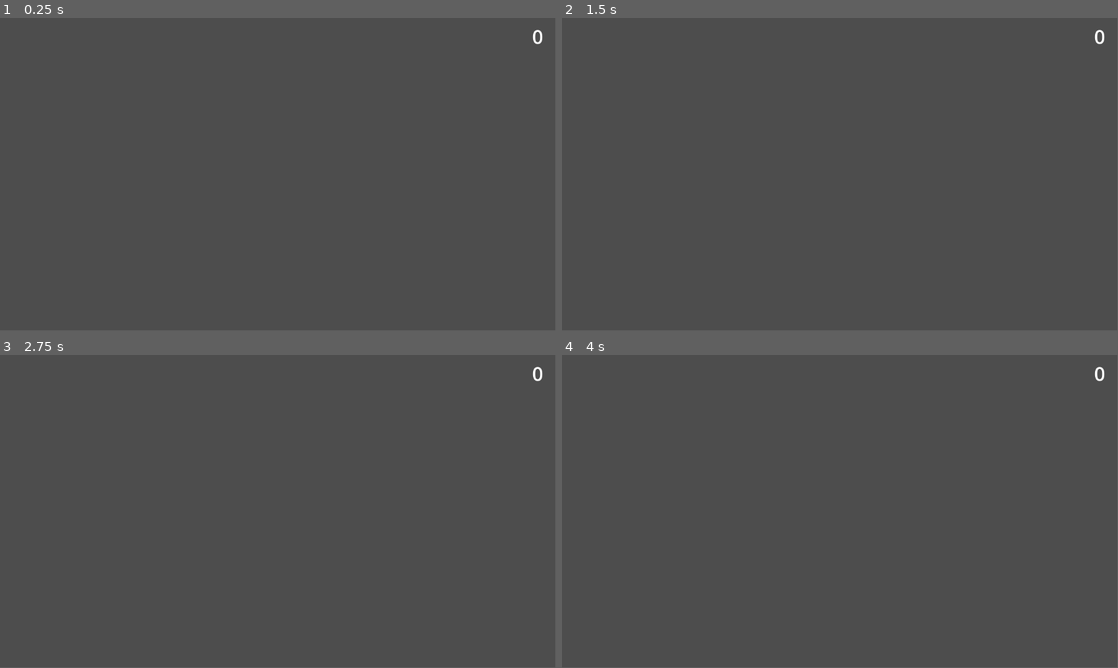
Above: before the commit, frames 1-4 (two rows, left to right).
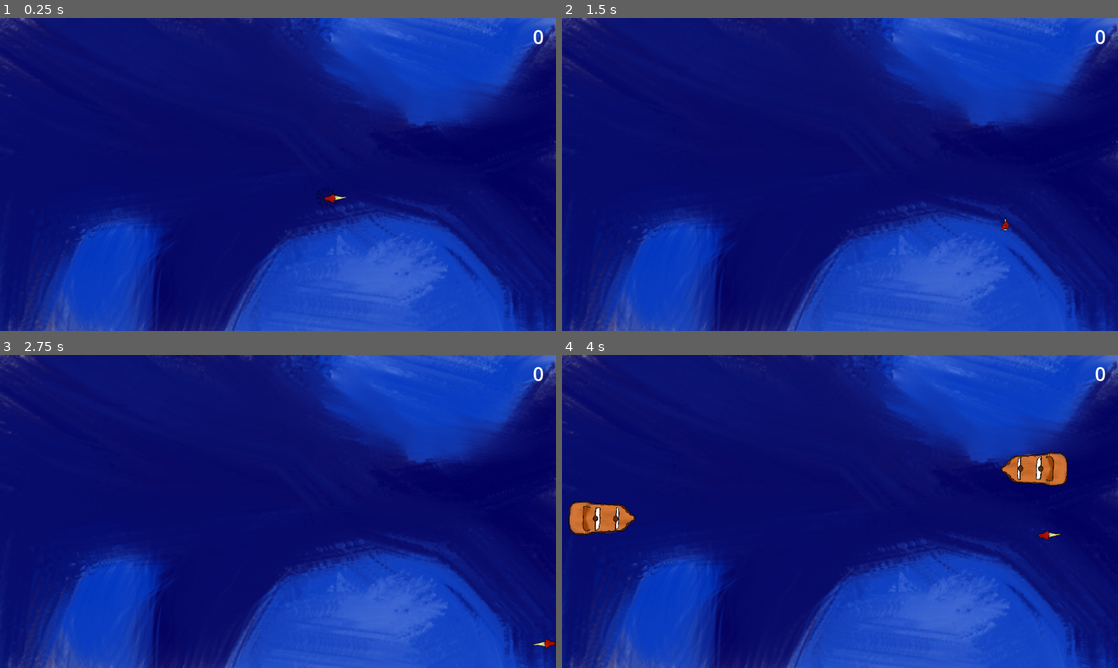
Above: after the commit, the same moments.

Repository: library-rat/Sirene-Jam
Game: Godot game, scene res://main.tscn
Two runs of this game, one before a commit and one after it. Both use one fixed random seed, a clock stepped at 60 frames per second and the inputs below.
Inputs:
- Up to frame 1 (0.25 s): no input
- Up to frame 2 (1.5 s): tap Enter at 0.5 s; hold Right (ui_right) 0.53-1.28 s; hold Down (ui_down) from 1.28 s (still down)
- Up to frame 3 (2.75 s): release Down (ui_down) at 2.03 s; hold Right (ui_right) from 2.03 s (still down)
- Up to frame 4 (4 s): tap Space at 2.75 s; release Right (ui_right) at 2.78 s; hold Up (ui_up) 2.78-3.53 s; hold Left (ui_left) from 3.53 s (still down)
The window is 799x449 before the commit and 800x450 after it. Grey fills any space a smaller window leaves; there, only what the larger window draws over its background counts as a difference.

The runs differ from the first frame. In frame 1, 100% of the frame differs, in the area x 0-100%, y 0-100%; in frame 2, 100%; in frame 3, 100%; in frame 4, 100%.

Commit message:
adding some graphics

Diff:
--- a/Entity/boat.tscn
+++ b/Entity/boat.tscn
@@ -1,6 +1,7 @@
-[gd_scene load_steps=3 format=3 uid="uid://cu8red310nofu"]
+[gd_scene load_steps=4 format=3 uid="uid://cu8red310nofu"]
 
 [ext_resource type="Script" path="res://Entity/boat.gd" id="1_ga6e6"]
+[ext_resource type="Texture2D" uid="uid://sjg6j2mnoqfw" path="res://Ressource_folder/Boat.png" id="2_tneey"]
 
 [sub_resource type="RectangleShape2D" id="RectangleShape2D_hgms2"]
 size = Vector2(127.75, 58)
@@ -11,6 +12,9 @@
 script = ExtResource("1_ga6e6")
 
 [node name="Sprite2D" type="Sprite2D" parent="."]
+position = Vector2(0, -3)
+scale = Vector2(0.15, 0.15)
+texture = ExtResource("2_tneey")
 
 [node name="CollisionShape2D" type="CollisionShape2D" parent="."]
 shape = SubResource("RectangleShape2D_hgms2")
--- a/Entity/nageur.gd
+++ b/Entity/nageur.gd
@@ -1,6 +1,7 @@
 extends RigidBody2D
-
+var dead : bool = false
 signal eaten()
+signal blood(pos : Vector2)
 # Called when the node enters the scene tree for the first time.
 func _ready():
 	print("hello")
@@ -12,6 +13,18 @@
 
 
 func _on_area_2d_body_entered(body):
-	if body.is_in_group("Sirene") :
+	if body.is_in_group("Sirene") and !dead:
 		emit_signal("eaten")
-		queue_free()
+	dead = true
+	emit_signal("blood", position)
+	$"Sprite2D".visible = false
+	$"Blood".visible = true
+	$Timer.start(10)
+
+
+
+
+
+
+func _on_timer_timeout():
+	queue_free()
--- a/Entity/nageur.tscn
+++ b/Entity/nageur.tscn
@@ -1,6 +1,8 @@
-[gd_scene load_steps=4 format=3 uid="uid://gapv8gb6x788"]
+[gd_scene load_steps=6 format=3 uid="uid://gapv8gb6x788"]
 
 [ext_resource type="Script" path="res://Entity/nageur.gd" id="1_3la6b"]
+[ext_resource type="Texture2D" uid="uid://dig5opmsrsr67" path="res://Ressource_folder/Nageur.png" id="2_lynph"]
+[ext_resource type="Texture2D" uid="uid://bbc5f0ecrbaap" path="res://Ressource_folder/Blood.png" id="3_eke7p"]
 
 [sub_resource type="CircleShape2D" id="CircleShape2D_cwpoh"]
 
@@ -16,12 +18,23 @@
 
 [node name="Area2D" type="Area2D" parent="."]
 collision_layer = 0
-collision_mask = 2
+collision_mask = 3
 
 [node name="CollisionShape2D" type="CollisionShape2D" parent="Area2D"]
 shape = SubResource("CircleShape2D_oxh5f")
 
+[node name="Sprite2D" type="Sprite2D" parent="."]
+scale = Vector2(0.1, 0.1)
+texture = ExtResource("2_lynph")
+
+[node name="Blood" type="Sprite2D" parent="."]
+visible = false
+scale = Vector2(0.1, 0.1)
+texture = ExtResource("3_eke7p")
+
+[node name="Timer" type="Timer" parent="."]
+
 [connection signal="body_entered" from="." to="." method="_on_body_entered"]
-[connection signal="body_shape_entered" from="." to="." method="_on_body_shape_entered"]
 [connection signal="area_entered" from="Area2D" to="." method="_on_area_2d_area_entered"]
 [connection signal="body_entered" from="Area2D" to="." method="_on_area_2d_body_entered"]
+[connection signal="timeout" from="Timer" to="." method="_on_timer_timeout"]
--- a/Entity/sirene.gd
+++ b/Entity/sirene.gd
@@ -3,6 +3,7 @@
 
 const SPEED = 300.0
 var active : bool = true;
+var onland : bool = false;
 signal gameover()
 
 func _physics_process(delta):
@@ -20,24 +21,44 @@
 	else:
 		velocity.x = move_toward(velocity.x, 0, SPEED)
 		velocity.y = move_toward(velocity.y,0, SPEED)
+
+	if direction != Vector2.ZERO:
+		rotation =  PI+ direction.angle()
+
 	var collider  = move_and_collide(velocity*delta)
 
 	if collider != null :
 		emit_signal("gameover")
 
+
 	if (velocity == Vector2.ZERO):
 		active = true;
+		if(onland):
+			$Sprite2D_Land/Song.visible = true
+		else :
+			$Sprite2D_Sea/Song.visible = true
 		$Area2D.gravity_space_override = Area2D.SPACE_OVERRIDE_COMBINE
 
 	else:
 		active = false;
+		if(onland):
+			$Sprite2D_Land/Song.visible = false
+		else :
+			$Sprite2D_Sea/Song.visible = false
 		$Area2D.gravity_space_override = Area2D.SPACE_OVERRIDE_DISABLED
 
+
 func touch_land():
+	onland = true
 	$"Area2D/CollisionShape2D".shape.radius *= 1.5
+	$"Sprite2D_Land".visible = true
+	$"Sprite2D_Sea".visible = false
 
 func touch_sea():
+	onland = false
 	$"Area2D/CollisionShape2D".shape.radius /= 1.5
+	$"Sprite2D_Land".visible = false
+	$"Sprite2D_Sea".visible = true
 
 
 func _on_area_2d_body_entered(body):
--- a/Entity/sirene.tscn
+++ b/Entity/sirene.tscn
@@ -1,6 +1,9 @@
-[gd_scene load_steps=4 format=3 uid="uid://dpf610mnh5ty2"]
+[gd_scene load_steps=7 format=3 uid="uid://dpf610mnh5ty2"]
 
 [ext_resource type="Script" path="res://Entity/sirene.gd" id="1_qs5yi"]
+[ext_resource type="Texture2D" uid="uid://ca8yq1d0eolk5" path="res://Ressource_folder/Sirene_swimming.png" id="2_g7hnx"]
+[ext_resource type="Texture2D" uid="uid://dx8fupy25ugs5" path="res://Ressource_folder/Song.png" id="3_l241s"]
+[ext_resource type="Texture2D" uid="uid://c71cux5w2q8g4" path="res://Ressource_folder/Sirene_upright.png" id="3_wgr3k"]
 
 [sub_resource type="CircleShape2D" id="CircleShape2D_5gav4"]
 radius = 100.0
@@ -24,7 +27,24 @@
 shape = SubResource("CircleShape2D_2bgap")
 debug_color = Color(0.960784, 0, 0, 0.00392157)
 
-[node name="Sprite2D" type="Sprite2D" parent="."]
+[node name="Sprite2D_Sea" type="Sprite2D" parent="."]
+scale = Vector2(0.1, 0.1)
+texture = ExtResource("2_g7hnx")
+
+[node name="Song" type="Sprite2D" parent="Sprite2D_Sea"]
+visible = false
+position = Vector2(-190, 20)
+texture = ExtResource("3_l241s")
+
+[node name="Sprite2D_Land" type="Sprite2D" parent="."]
+visible = false
+position = Vector2(-5, 1)
+scale = Vector2(0.1, 0.1)
+texture = ExtResource("3_wgr3k")
+
+[node name="Song" type="Sprite2D" parent="Sprite2D_Land"]
+visible = false
+texture = ExtResource("3_l241s")
 
 [connection signal="body_entered" from="Area2D" to="." method="_on_area_2d_body_entered"]
 [connection signal="body_exited" from="Area2D" to="." method="_on_area_2d_body_exited"]
--- a/main.tscn
+++ b/main.tscn
@@ -1,10 +1,11 @@
-[gd_scene load_steps=8 format=3 uid="uid://b04o6wecxkdep"]
+[gd_scene load_steps=9 format=3 uid="uid://b04o6wecxkdep"]
 
 [ext_resource type="Script" path="res://main.gd" id="1_fvfiu"]
 [ext_resource type="PackedScene" uid="uid://dpf610mnh5ty2" path="res://Entity/sirene.tscn" id="2_vp2r1"]
 [ext_resource type="Script" path="res://Spawner_right.gd" id="4_7umgo"]
 [ext_resource type="PackedScene" uid="uid://dkrlroqkmjfhs" path="res://Entity/rocher.tscn" id="4_o0y7j"]
 [ext_resource type="Script" path="res://Spawner_left.gd" id="5_spnki"]
+[ext_resource type="Texture2D" uid="uid://b85aqttd8uxst" path="res://Ressource_folder/Sea.png" id="6_hktrw"]
 
 [sub_resource type="LabelSettings" id="LabelSettings_wdm0p"]
 font_size = 100
@@ -14,6 +15,10 @@
 
 [node name="Node2D" type="Node2D"]
 script = ExtResource("1_fvfiu")
+
+[node name="Sprite2D" type="Sprite2D" parent="."]
+texture = ExtResource("6_hktrw")
+centered = false
 
 [node name="Sirene" parent="." instance=ExtResource("2_vp2r1")]
 position = Vector2(694, 373)
--- a/project.godot
+++ b/project.godot
@@ -15,6 +15,10 @@
 config/features=PackedStringArray("4.2", "Forward Plus")
 config/icon="res://icon.svg"
 
+[display]
+
+window/stretch/mode="viewport"
+
 [layer_names]
 
 2d_physics/layer_1="Bateaux"
Binary file added: Ressource_folder/Blood.png
Not shown, added: Ressource_folder/Blood.png.import
Binary file added: Ressource_folder/Boat.png
Not shown, added: Ressource_folder/Boat.png.import
Binary file added: Ressource_folder/Nageur.png
Not shown, added: Ressource_folder/Nageur.png.import
Binary file added: Ressource_folder/Sea.png
Not shown, added: Ressource_folder/Sea.png.import
Binary file added: Ressource_folder/Sirene_swimming.png
Not shown, added: Ressource_folder/Sirene_swimming.png.import
Binary file added: Ressource_folder/Sirene_upright.png
Not shown, added: Ressource_folder/Sirene_upright.png.import
(and 13 more such lines)
